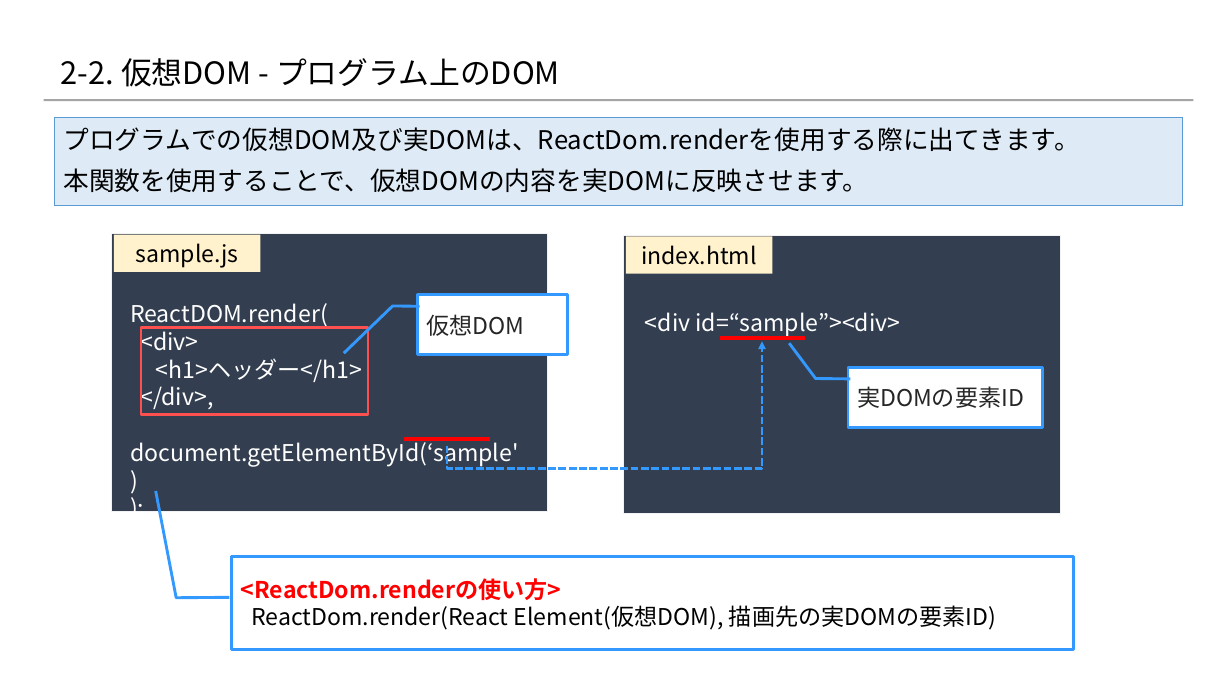
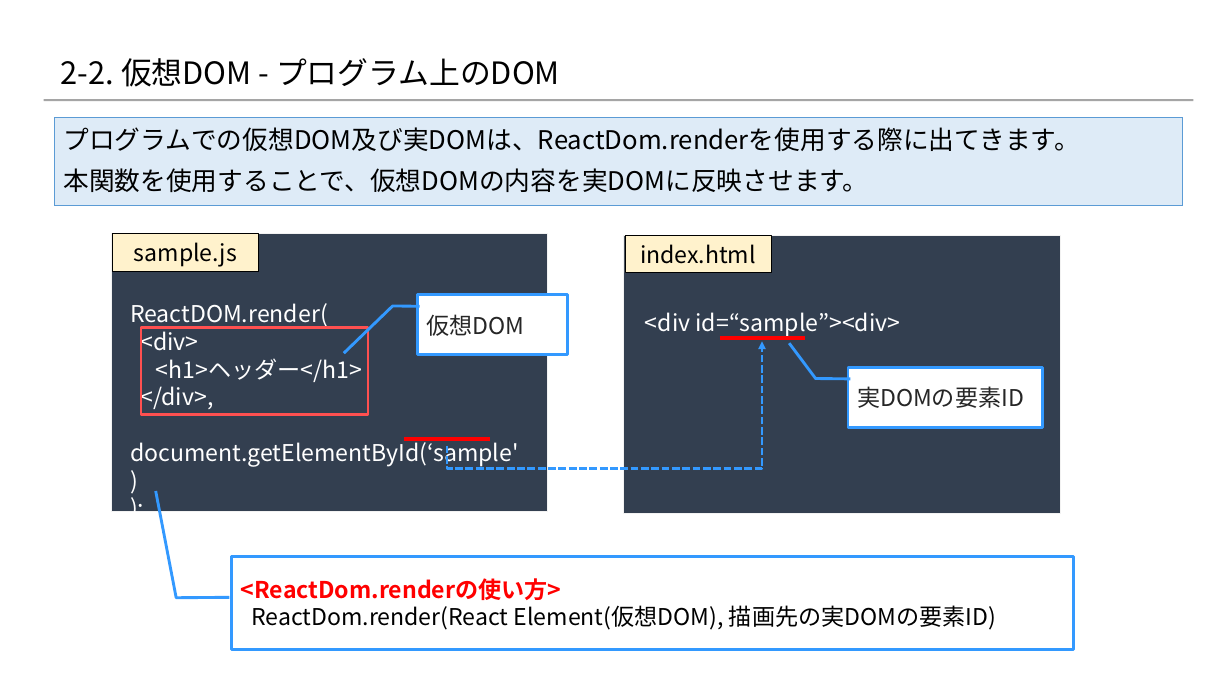
Before and after one commit to 2018SYSTEMI34/diary, a slide deck: slide 6 of doc/02_SlideShare/01.ネタ/２_Reactの基礎/2-2_Reactの基礎知識 ～仮想DOM編～.pptx. Drawn at 1232x693 pixels with LibreOffice and Linux fonts; fonts in the diff are those of the drawing; background and template pictures are left out. Boxes give left, top, right and bottom in pixels: in the first picture for what was removed or moved away, otherwise in the second. Text is boxed around its words. In the diff, an @@ line names an element or a change of style, - is before the commit and + after.

Commit message:
微修正

```diff
--- a/doc/02_SlideShare/01.ネタ/２_Reactの基礎/2-2_Reactの基礎知識 ～仮想DOM編～.pptx
+++ b/doc/02_SlideShare/01.ネタ/２_Reactの基礎/2-2_Reactの基礎知識 ～仮想DOM編～.pptx
@@ rectangle "sample.js" at [112, 234, 259, 271]: outline none to #000000 0.25 pt @@
@@ rectangle "index.html" at [625, 236, 772, 273]: outline none to #000000 0.25 pt @@
```
